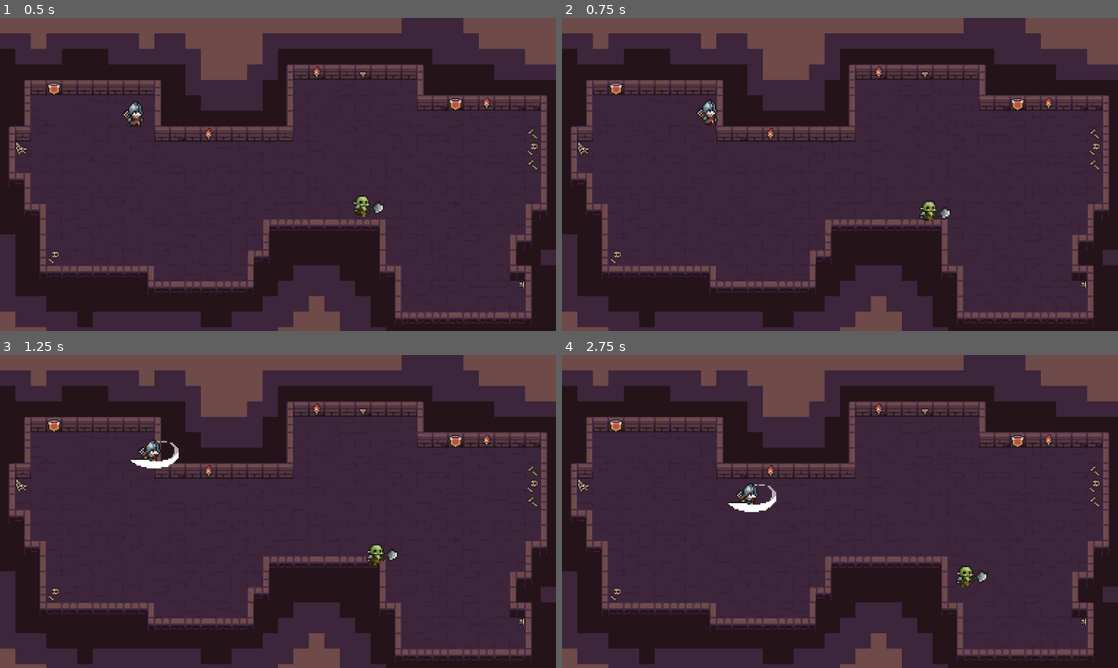
Above: before the commit, frames 1-4 (two rows, left to right).
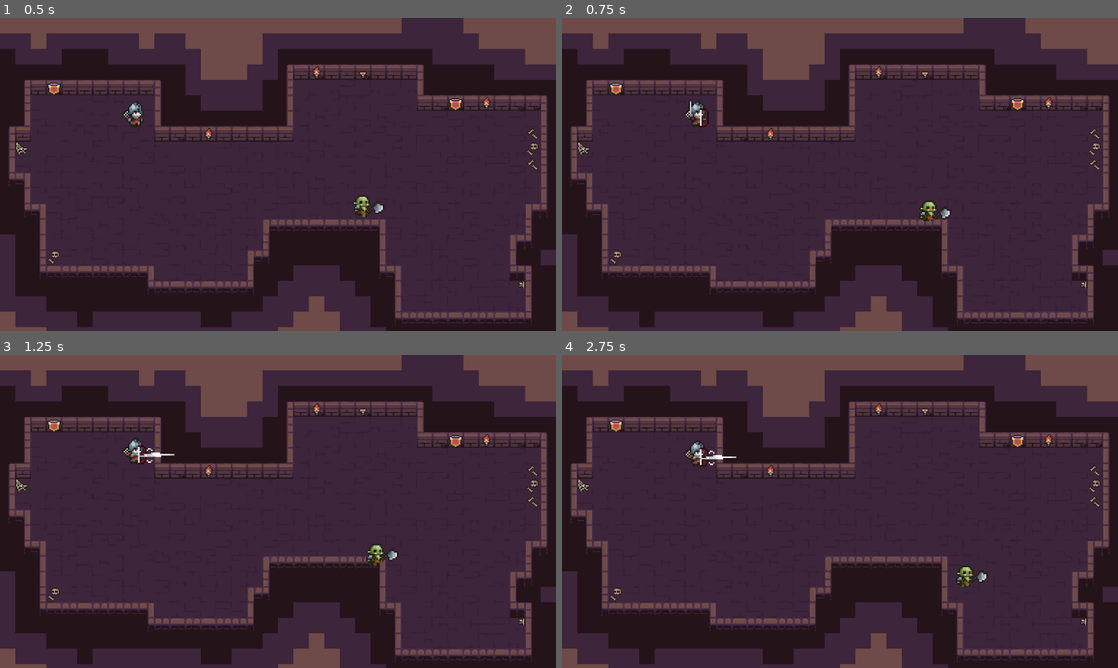
Above: after the commit, the same moments.

Repository: SevenGriphon/roguelike-like
Game: Godot game, scene res://scenes/main.tscn
The game is run twice, just before and just after one commit, with the same random seed, the same clock (stepped at 60 frames per second) and the same inputs.
Inputs (mouse positions are in pixels of both pictures, inside the frame that each line leads up to):
- Up to frame 1 (0.5 s): no input
- Up to frame 2 (0.75 s): move the mouse to (962, 158) at 0.52 s; press the mouse at (962, 158) at 0.53 s; hold D (move_right) from 0.53 s (still down)
- Up to frame 3 (1.25 s): keep holding D (move_right); right-click (400, 495) at 0.8 s
- Up to frame 4 (2.75 s): move the mouse to (728, 527) at 1.27 s; release D (move_right) at 1.28 s; release the mouse at (728, 527) at 1.28 s; hold S (move_down) 1.28-2.03 s; right-click (728, 527) at 1.35 s; click (728, 527) at 1.55 s; move the mouse to (895, 442) at 2.02 s; press the mouse at (895, 442) at 2.03 s; hold D (move_right) from 2.03 s (still down); right-click (895, 442) at 2.3 s

Frame 1 is identical in both runs. In frame 2, 0.4% of the frame differs, in the area x 22-28%, y 26-35%; in frame 3, 0.6%; in frame 4, 0.7%, in the area x 22-39%, y 27-51%.

Commit message:
Add ranged attack for the player

Diff:
--- a/project.godot
+++ b/project.godot
@@ -14,6 +14,10 @@
 run/main_scene="res://scenes/main.tscn"
 config/features=PackedStringArray("4.4", "GL Compatibility")
 config/icon="res://icon.svg"
+
+[debug]
+
+gdscript/warnings/unused_parameter=0
 
 [display]
 
@@ -56,6 +60,15 @@
 ]
 }
 
+[layer_names]
+
+2d_physics/layer_1="Player"
+2d_physics/layer_2="Enemies"
+2d_physics/layer_3="PlayerHurtboxes"
+2d_physics/layer_4="EnemyHurtboxes"
+2d_physics/layer_5="Walls"
+2d_physics/layer_6="Hitboxes"
+
 [rendering]
 
 textures/canvas_textures/default_texture_filter=0
--- a/scenes/arrow.tscn
+++ b/scenes/arrow.tscn
@@ -7,7 +7,7 @@
 size = Vector2(38, 14)
 
 [node name="Arrow" type="Area2D"]
-collision_mask = 2
+collision_mask = 18
 script = ExtResource("1_23jat")
 
 [node name="Sprite2D" type="Sprite2D" parent="."]
--- a/scenes/player_character.tscn
+++ b/scenes/player_character.tscn
@@ -8,10 +8,12 @@
 [ext_resource type="Texture2D" uid="uid://cbvysv6p02hgh" path="res://assets/Tiny RPG Character Asset Pack v1.03 -Free Soldier&Orc/Characters(100x100)/Soldier/Soldier/Soldier-Hurt.png" id="4_6unfe"]
 [ext_resource type="Texture2D" uid="uid://bkgckfv71v2al" path="res://assets/Tiny RPG Character Asset Pack v1.03 -Free Soldier&Orc/Characters(100x100)/Soldier/Soldier/Soldier-Attack01.png" id="5_2vmgx"]
 [ext_resource type="Script" uid="uid://bika7ejgs4vin" path="res://scripts/Player/player_state_machine.gd" id="8_iadup"]
-[ext_resource type="Script" uid="uid://bq8isa1h30ky4" path="res://scenes/mele_attack_hurtbox.gd" id="8_s7f3b"]
+[ext_resource type="Script" uid="uid://bq8isa1h30ky4" path="res://scripts/mele_attack_hurtbox.gd" id="8_s7f3b"]
 [ext_resource type="Script" uid="uid://gkaynr67ttqt" path="res://scripts/Player/States/PlayerIdle.gd" id="9_herhr"]
 [ext_resource type="Script" uid="uid://uebd7ubvjqvv" path="res://scripts/Player/States/PlayerRun.gd" id="10_herhr"]
 [ext_resource type="Script" uid="uid://biivu2vmyjsoh" path="res://scripts/Player/States/PlayerMeleAttack.gd" id="11_xb3ya"]
+[ext_resource type="Script" uid="uid://b0d6umguailmq" path="res://scripts/Player/States/PlayerRangeAttack.gd" id="13_c4hvp"]
+[ext_resource type="PackedScene" uid="uid://7pemrjyw5k5h" path="res://scenes/arrow.tscn" id="14_2vlw4"]
 
 [sub_resource type="AtlasTexture" id="AtlasTexture_2vmgx"]
 atlas = ExtResource("2_uj7mf")
@@ -463,6 +465,48 @@
 }]
 }
 
+[sub_resource type="Animation" id="Animation_2vlw4"]
+resource_name = "range_attack"
+length = 0.8
+tracks/0/type = "value"
+tracks/0/imported = false
+tracks/0/enabled = true
+tracks/0/path = NodePath("AnimatedSprite2D:animation")
+tracks/0/interp = 1
+tracks/0/loop_wrap = true
+tracks/0/keys = {
+"times": PackedFloat32Array(0),
+"transitions": PackedFloat32Array(1),
+"update": 1,
+"values": [&"attack"]
+}
+tracks/1/type = "value"
+tracks/1/imported = false
+tracks/1/enabled = true
+tracks/1/path = NodePath("AnimatedSprite2D:frame")
+tracks/1/interp = 1
+tracks/1/loop_wrap = true
+tracks/1/keys = {
+"times": PackedFloat32Array(0, 0.8),
+"transitions": PackedFloat32Array(1, 1),
+"update": 0,
+"values": [0, 8]
+}
+tracks/2/type = "method"
+tracks/2/imported = false
+tracks/2/enabled = true
+tracks/2/path = NodePath("PlayerStateMachine/RangeAttack")
+tracks/2/interp = 1
+tracks/2/loop_wrap = true
+tracks/2/keys = {
+"times": PackedFloat32Array(0.6),
+"transitions": PackedFloat32Array(1),
+"values": [{
+"args": [],
+"method": &"fire_arrow"
+}]
+}
+
 [sub_resource type="Animation" id="Animation_herhr"]
 resource_name = "run"
 length = 0.8
@@ -498,6 +542,7 @@
 &"death": SubResource("Animation_pxja8"),
 &"idle": SubResource("Animation_iadup"),
 &"mele_attack": SubResource("Animation_uj7mf"),
+&"range_attack": SubResource("Animation_2vlw4"),
 &"run": SubResource("Animation_herhr")
 }
 
@@ -550,5 +595,11 @@
 script = ExtResource("11_xb3ya")
 metadata/_custom_type_script = "uid://biivu2vmyjsoh"
 
+[node name="RangeAttack" type="Node" parent="PlayerStateMachine"]
+script = ExtResource("13_c4hvp")
+arrow_tscn = ExtResource("14_2vlw4")
+metadata/_custom_type_script = "uid://b0d6umguailmq"
+
 [connection signal="animation_finished" from="AnimatedSprite2D" to="." method="_on_animated_sprite_2d_animation_finished"]
 [connection signal="body_entered" from="AttackPivot/meleAttackHurtbox" to="AttackPivot/meleAttackHurtbox" method="_on_body_entered"]
+[connection signal="animation_finished" from="AnimationPlayer" to="PlayerStateMachine/RangeAttack" method="_attack_finished"]
--- a/scripts/Player/States/PlayerIdle.gd
+++ b/scripts/Player/States/PlayerIdle.gd
@@ -2,6 +2,7 @@
 
 @onready var run: PlayerRun = $"../Run"
 @onready var mele_attack: PlayerMeleAttack = $"../MeleAttack"
+@onready var range_attack: PlayerRangeAttack = $"../RangeAttack"
 
 func enter():
 	player.set_animation("idle")
@@ -21,4 +22,6 @@
 func handle_input(event : InputEvent) -> PlayerState:
 	if event.is_action_pressed("mele_attack"):
 		return mele_attack
+	if event.is_action_pressed("attack"):
+		return range_attack
 	return null
--- /dev/null
+++ b/scripts/Player/States/PlayerRangeAttack.gd
@@ -0,0 +1,40 @@
+class_name PlayerRangeAttack extends PlayerState
+
+@export var arrow_tscn : PackedScene
+@onready var idle : PlayerIdle = $"../Idle"
+@onready var run : PlayerRun = $"../Run"
+
+var attack = false
+
+func enter():
+	player.set_animation("range_attack")
+	attack = true
+	player.velocity = Vector2.ZERO
+
+func exit():
+	pass
+
+func update(delta) -> PlayerState:
+	if !attack:
+		if player.direction == Vector2.ZERO:
+			return idle
+		else:
+			return run
+	return null
+
+func physics_update(delta) -> PlayerState:
+	return null
+
+func handle_input(event : InputEvent) -> PlayerState:
+	return null
+
+func fire_arrow():
+	var mouse_angle = player.get_local_mouse_position().angle()
+	var arrow :Area2D = arrow_tscn.instantiate()
+	arrow.rotation = mouse_angle
+	arrow.position = player.position + player.attack_pivot.position
+	get_tree().current_scene.add_child(arrow)
+
+
+func _attack_finished(anim_name: StringName) -> void:
+	attack = false
--- a/scripts/Player/States/PlayerRun.gd
+++ b/scripts/Player/States/PlayerRun.gd
@@ -3,6 +3,7 @@
 @export var speed = 150
 @onready var idle: PlayerIdle = $"../Idle"
 @onready var mele_attack: PlayerMeleAttack = $"../MeleAttack"
+@onready var range_attack: PlayerRangeAttack = $"../RangeAttack"
 
 func enter():
 	player.set_animation("run")
@@ -23,4 +24,6 @@
 func handle_input(event : InputEvent) -> PlayerState:
 	if event.is_action_pressed("mele_attack"):
 		return mele_attack
+	if event.is_action_pressed("attack"):
+		return range_attack
 	return null
Not shown: 1 places in scenes/player_character.tscn that only renumber resources
Not shown, added: scripts/Player/States/PlayerRangeAttack.gd.uid
Renamed: scenes/mele_attack_hurtbox.gd -> scripts/mele_attack_hurtbox.gd
Renamed: scenes/mele_attack_hurtbox.gd.uid -> scripts/mele_attack_hurtbox.gd.uid
